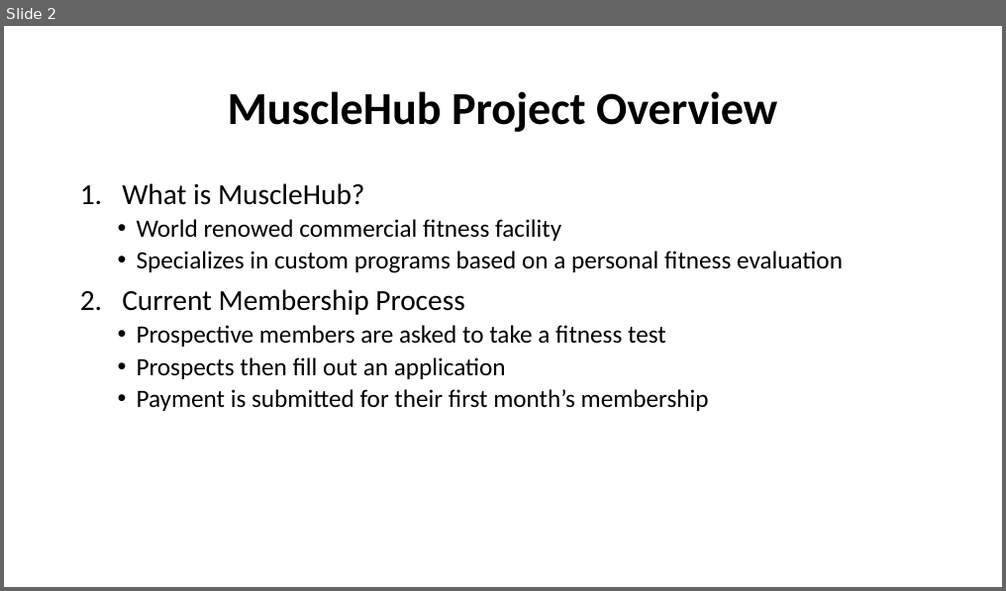
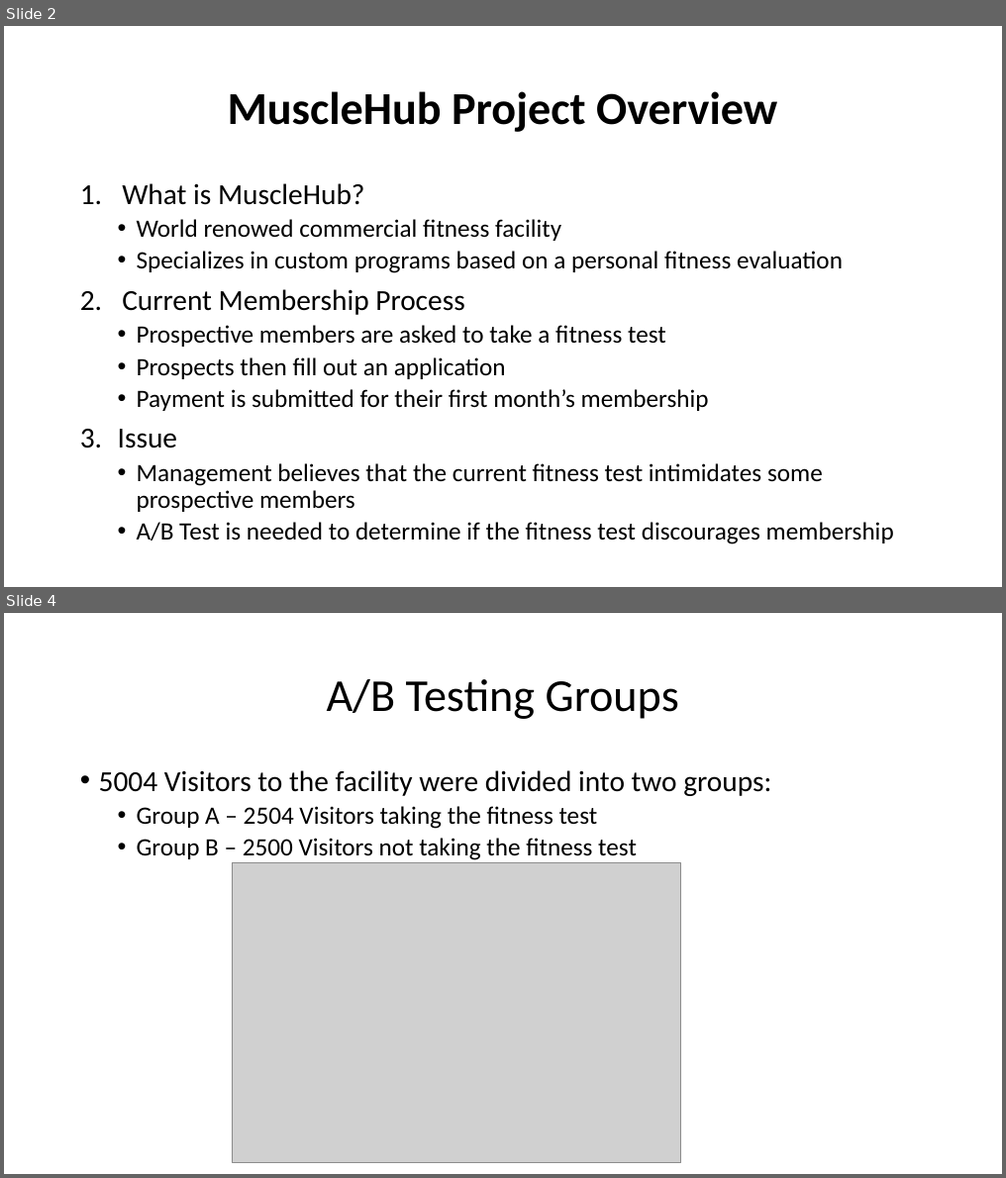
Before and after one commit to MJB4IT/Capstone-Project, a slide deck: Capstone Option 1 .pptx. Shown one above the other, each under a label of ours: slide 2 before the commit, slides 2 and 4 after it; the slides between them are not shown. The pictures are 1006x591 and 1006x1178 pixels, drawn with LibreOffice and Linux fonts; fonts in the diff are those of the drawing; grey boxes stand for pictures. Boxes give left, top, right and bottom in pixels: in the first picture for what was removed or moved away, otherwise in the second. Text is boxed around its words. In the diff, an @@ line names an element or a change of style, - is before the commit and + after.

```diff
--- a/Capstone Option 1 .pptx
+++ b/Capstone Option 1 .pptx
@@ slide 4 added at (4, 613, 1002, 1174), background #FFFFFF @@
@@ title added at (327, 679, 679, 719), 44 pt, text #000000 @@
+A/B Testing Groups
@@ text added at (99, 770, 771, 861), 24 pt, text #000000 @@
+• 5004 Visitors to the facility were divided into two groups:
+  • Group A – 2504 Visitors taking the fitness test
+  • Group B – 2500 Visitors not taking the fitness test
@@ picture added at (232, 863, 681, 1162) @@
@@ slide 2 changed as well @@
@@ text at (118, 429, 894, 545): paragraphs added @@
+3. Issue
+  • Management believes that the current fitness test intimidates some prospective members
+  • A/B Test is needed to determine if the fitness test discourages membership
```
Also in this commit, not shown: 7 other slides added, 1 slide removed.
